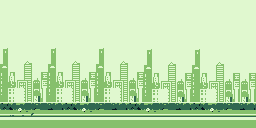
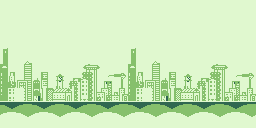
Layer changes from the first 256px x 128px image to the second:
hid "Sidewalk" over [0, 48, 256, 117]
added layer "Clouds" above "Water?" over [0, 104, 256, 128]
added layer "Water?" above "City" over [0, 73, 256, 112]
painted on "City" over [48, 48, 256, 103]
painted on "Background" over [0, 120, 256, 128]
